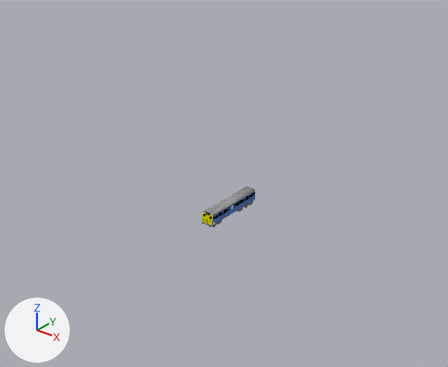
Two versions of the Blender file br-304-driving-trailer.blend, one commit apart.
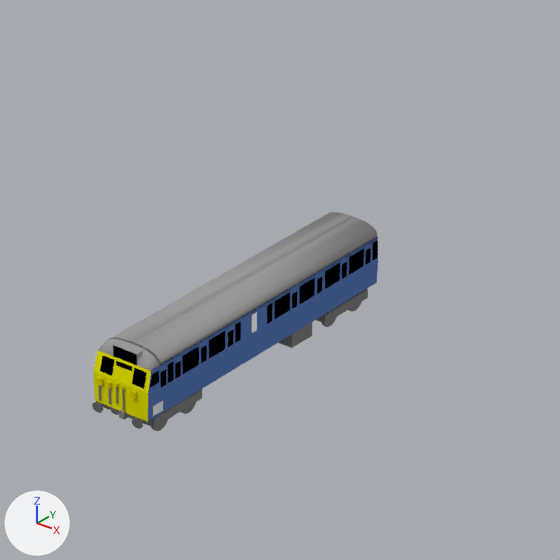
Old and new are each drawn whole from a 50 mm lens placed at (54.4, -68.0, 48.3), pointed at (2.3, -2.9, 8.0) and again close up on the part from 41% to 65% of the width and 40% to 69% of the height. Arrows for +X, +Y and +Z are at lower left; the lights stay in place.
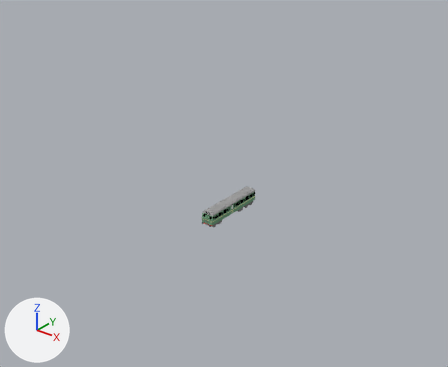
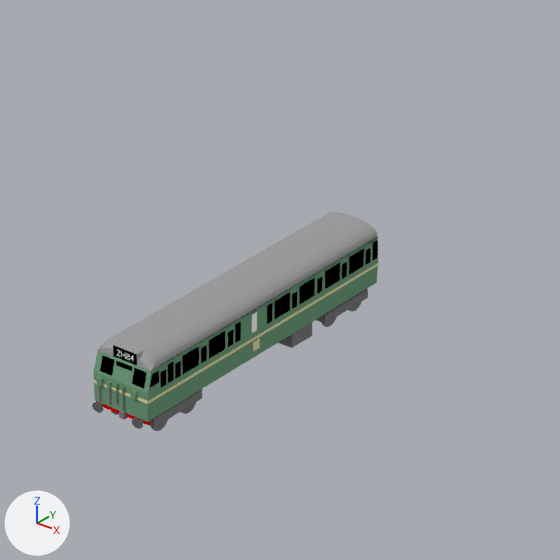
What differs and where, as boxes [x1, y1, x2, y2] in the close-ups (560 x 560 px):
'Plane.007', recoloured (blue to green)
    both: [148, 266, 378, 421]
'Plane.008', recoloured (blue to green)
    both: [148, 246, 378, 401]
'Plane.051', recoloured (yellow to green)
    both: [94, 372, 148, 422]
'Plane.052', recoloured (yellow to green)
    both: [94, 350, 151, 393]
'Plane.006', recoloured (blue to green)
    both: [151, 237, 378, 374]
'Plane.005', recoloured (blue to yellow)
    both: [148, 263, 378, 404]
'Plane.004', recoloured (blue to green)
    both: [150, 240, 377, 378]
'Plane.003', moved, rescaled
    before: [153, 401, 163, 416]
    after: [253, 338, 260, 351]
'Plane.033', added
    after: [94, 380, 148, 404]
'Text', added
    after: [117, 349, 134, 360]
part 1 of me_suzanne_001, shading changed
    both: [112, 212, 377, 364]

What changed in the scene script:
```text
Change mat_br_blue__2:
    mat_br_blue__2.base_color: (0.1, 0.194, 0.494) -> (0.169, 0.35, 0.209)  # blue #597abb -> green #72a07e
Change mat_endcoachwarning_001:
    mat_endcoachwarning_001.base_color: (0.75, 0.734, 0.0) -> (0.169, 0.35, 0.209)  # yellow #e1de00 -> green #72a07e
Change mat_br_blue:
    mat_br_blue.base_color: (0.1, 0.194, 0.494) -> (0.169, 0.35, 0.209)  # blue #597abb -> green #72a07e
Change me_plane_009:
    where me_plane_009.from_pydata(...)  # 4 vertices, 1 face; spans x 1.038..1.041, y 1.63..1.73, z -0.487..0.907
    remove me_plane_009.materials.append(mat_br_blue__2)  # blue #597abb
    add me_plane_009.materials.append(mat_br_logo)  # white #e6e6e6
Change me_suzanne_001:
    where me_suzanne_001.from_pydata(...)  # 46 vertices, 51 faces; spans x -1.0..1.0, y 2.63..3.03, z -4.01..6.68
    used by ob_suzanne_001; location = (0.0, 3.09, -0.19); rotation_euler = (1.571, 0.0, -25.13), in degrees (90, 0, 0); scale = (1.0, 1.0, 1.0)
    me_suzanne_001 part 1: all faces are now shaded flat (34 of 51 changed)
Add me_plane_001:
    me_plane_001.from_pydata([(1.04, 1.63, 0.91), (1.04, 1.73, 0.91), (1.04, 1.63, -1.64), (1.04, 1.73, -1.64)], [], [(1, 0, 2, 3)])
    me_plane_001.materials.append(mat_br_logo)  # white #e6e6e6
Add txt_text:
    txt_text = bpy.data.curves.new('Text', 'FONT')
    txt_text.body = '2H84'
    txt_text.materials.append(mat_frostedwindow)  # white #ffffff
Change ob_plane_003:
    ob_plane_003.location: (3.34, -8.77, 3.53) -> (3.34, -2.66, 3.66)
    ob_plane_003.scale: (1.0, 1.0, 1.0) -> (0.7, 1.0, 1.0)
Add ob_plane_033:
    ob_plane_033 = bpy.data.objects.new('Plane.033', me_plane_001)
    ob_plane_033.location = (0.31, -5.24, -0.19)
    ob_plane_033.rotation_euler = (1.571, 0.0, -23.56)  # degrees (90, 0, 90)
    ob_plane_033.scale = (1.0, 1.0, 0.803)
Add ob_text:
    ob_text = bpy.data.objects.new('Text', txt_text)
    ob_text.location = (-0.27, -4.04, 2.52)
    ob_text.rotation_euler = (1.571, 0.0, 0.0)  # degrees (90, 0, 0)
    ob_text.scale = (0.3, 0.3, 0.3)
```
